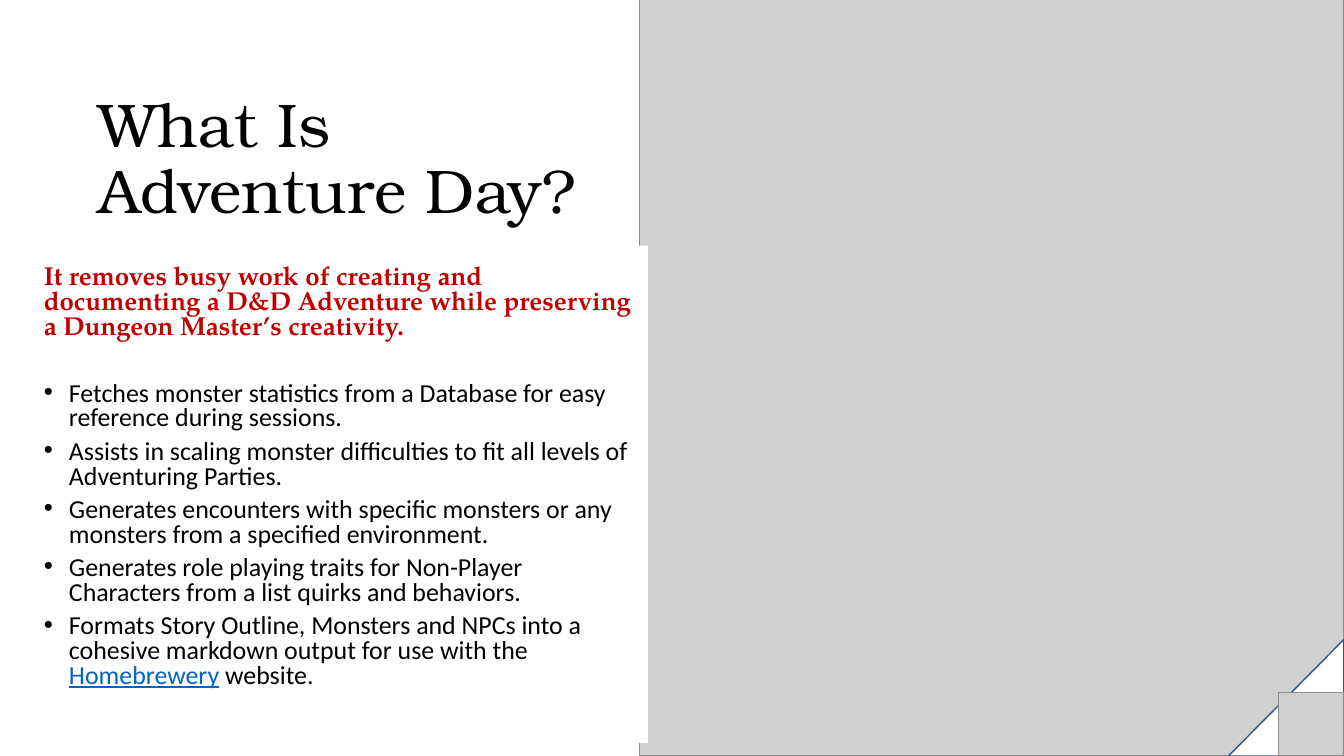
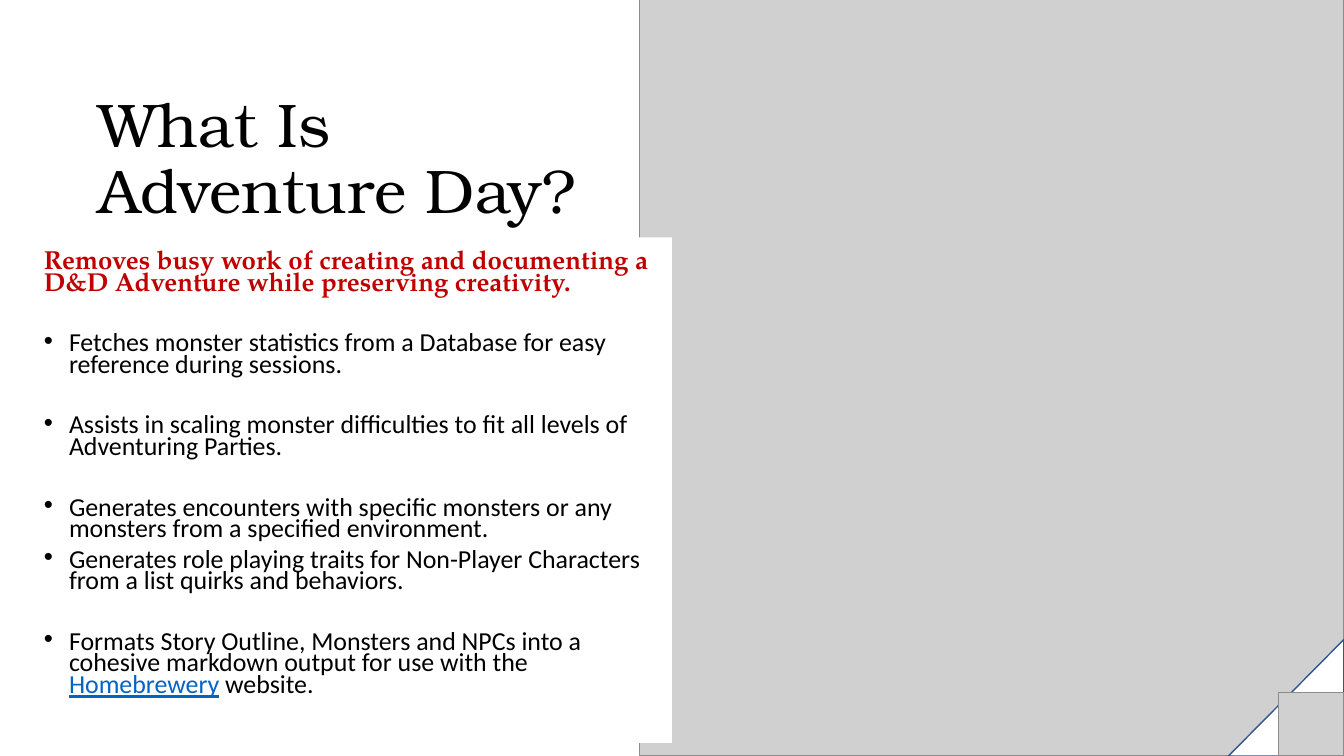
Before and after one commit to Handriel137/Adventure-Tools, a slide deck: slide 3 of Adventure Day.pptx. Drawn at 1344x756 pixels with LibreOffice and Linux fonts; fonts in the diff are those of the drawing; grey boxes stand for pictures; background and template pictures are left out. Boxes give left, top, right and bottom in pixels: in the first picture for what was removed or moved away, otherwise in the second. Text is boxed around its words. In the diff, an @@ line names an element or a change of style, - is before the commit and + after.

Commit message:
npc markdown working, text formatting for scenes completed.  Titles able to be found.  Ready for formatting

```diff
--- a/Adventure Day.pptx
+++ b/Adventure Day.pptx
@@ text "Removes busy work of creating ...": place and size @@
-text "Removes busy work of creating ..." at box(44, 266, 631, 689)
+text "Removes busy work of creating ..." at box(44, 250, 648, 698)
@@ text at box(44, 250, 648, 298): text changed @@
-It removes busy work of creating and documenting a D&D Adventure while preserving a Dungeon Master’s creativity.
+Removes busy work of creating and documenting a D&D Adventure while preserving creativity.
@@ text at box(69, 333, 640, 698): line spacing 0.8 to 0.7 @@
```
Also in this commit, not shown: 3 other slides changed, 1 slide added, 9 other files.
